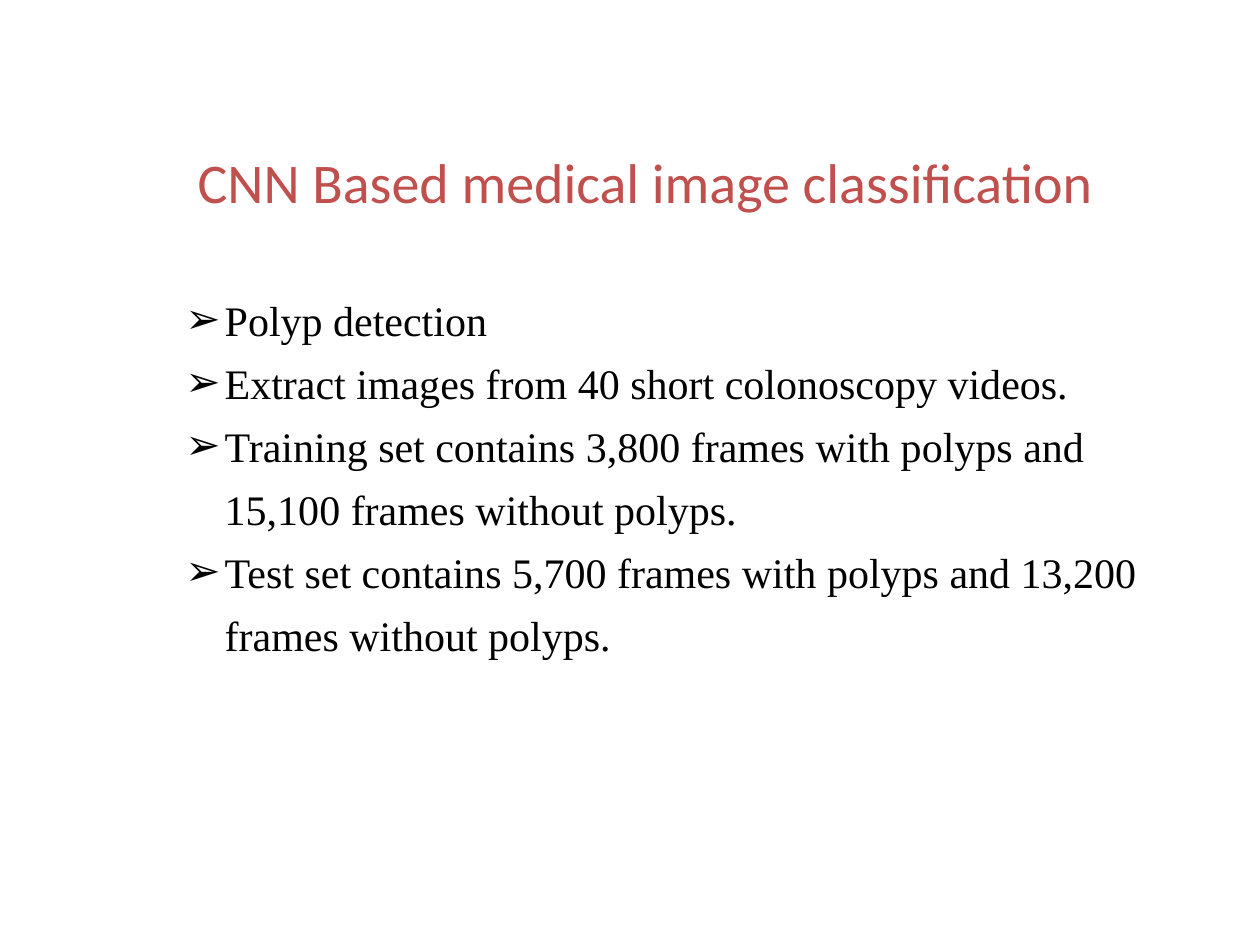
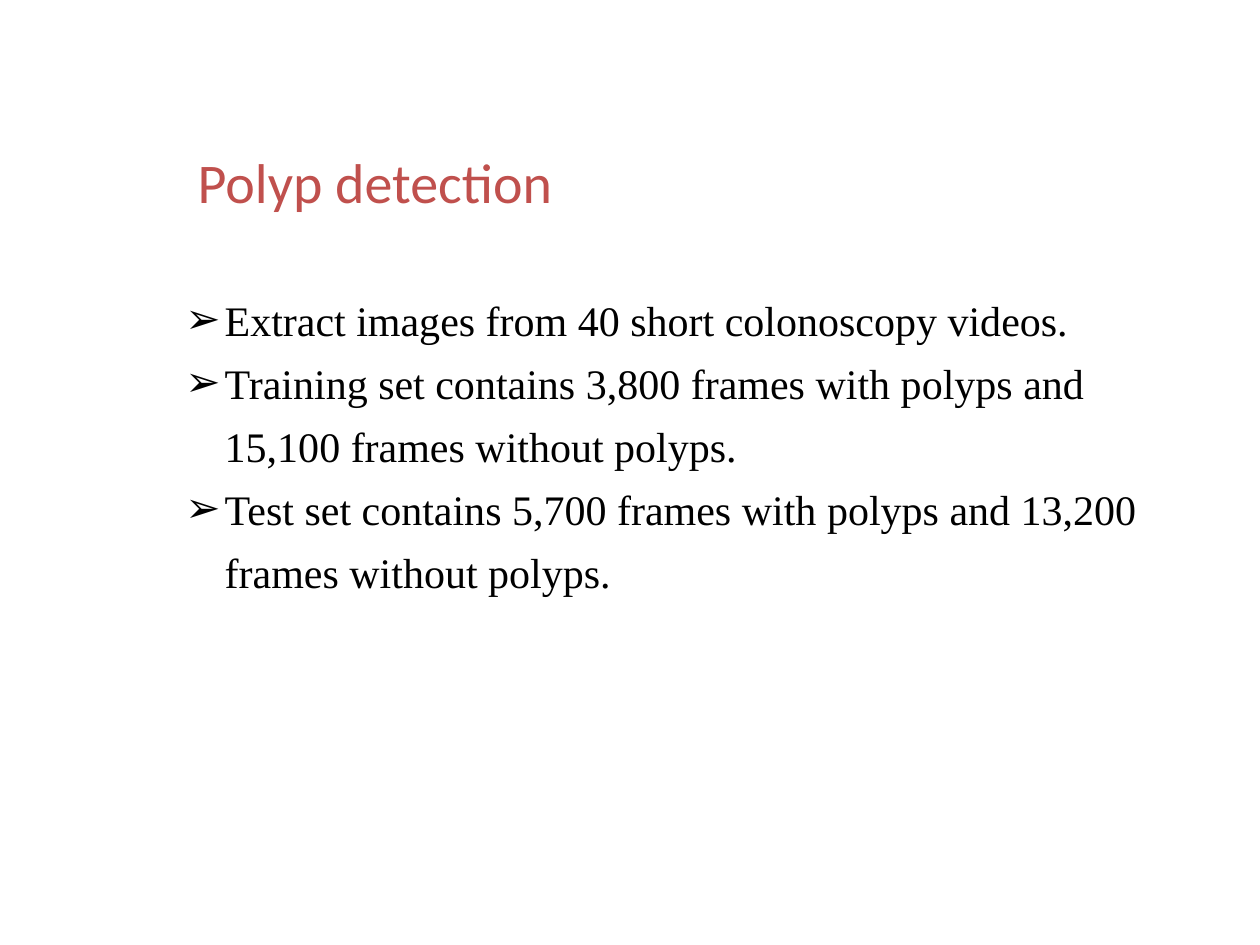
Before and after one commit to ttomchy/CV_2Project, a slide deck: slide 37 of presentation.pptx (slide 34 before the commit). Drawn at 1260x945 pixels with LibreOffice and Linux fonts; fonts in the diff are those of the drawing; background and template pictures are left out. Boxes give left, top, right and bottom in pixels: in the first picture for what was removed or moved away, otherwise in the second. Text is boxed around its words. In the diff, an @@ line names an element or a change of style, - is before the commit and + after.

```diff
--- a/presentation.pptx
+++ b/presentation.pptx
@@ text at <box>198,164,552,212</box>: text changed @@
-CNN Based medical image classification
+Polyp detection
@@ text at <box>225,307,487,345</box>: paragraph removed @@
-➢ Polyp detection
```
Also in this commit, not shown: 2 other slides changed, 5 slides added, 4 slides removed, 1 other file.
